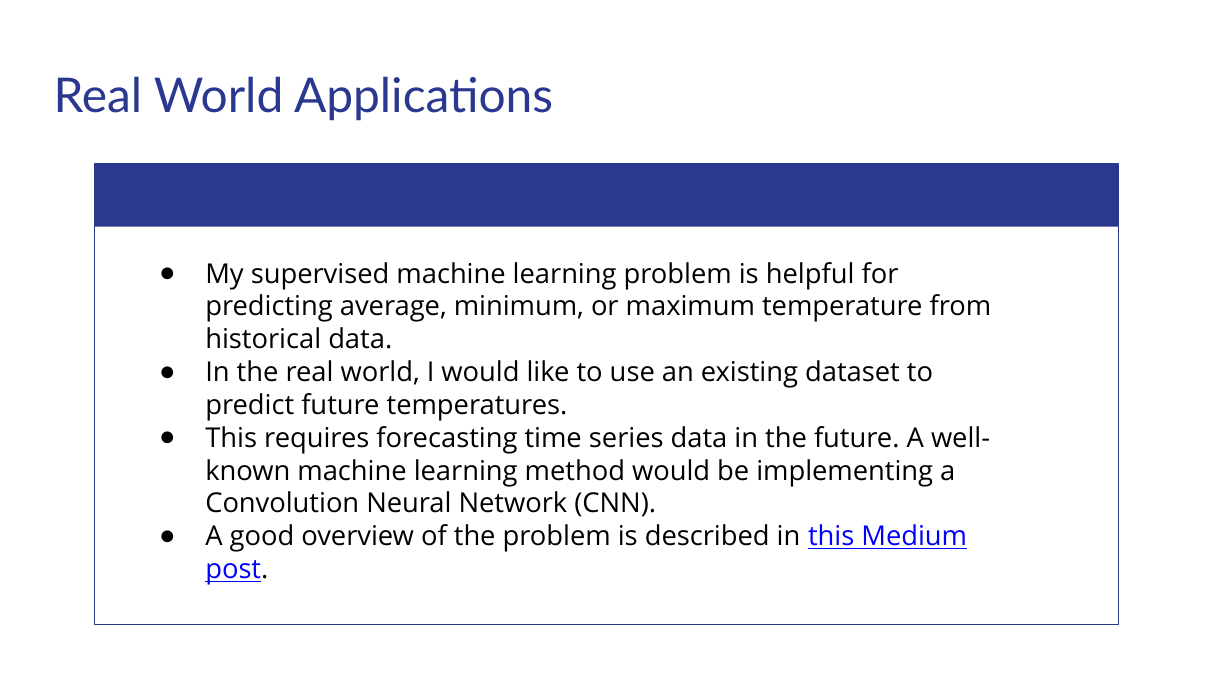
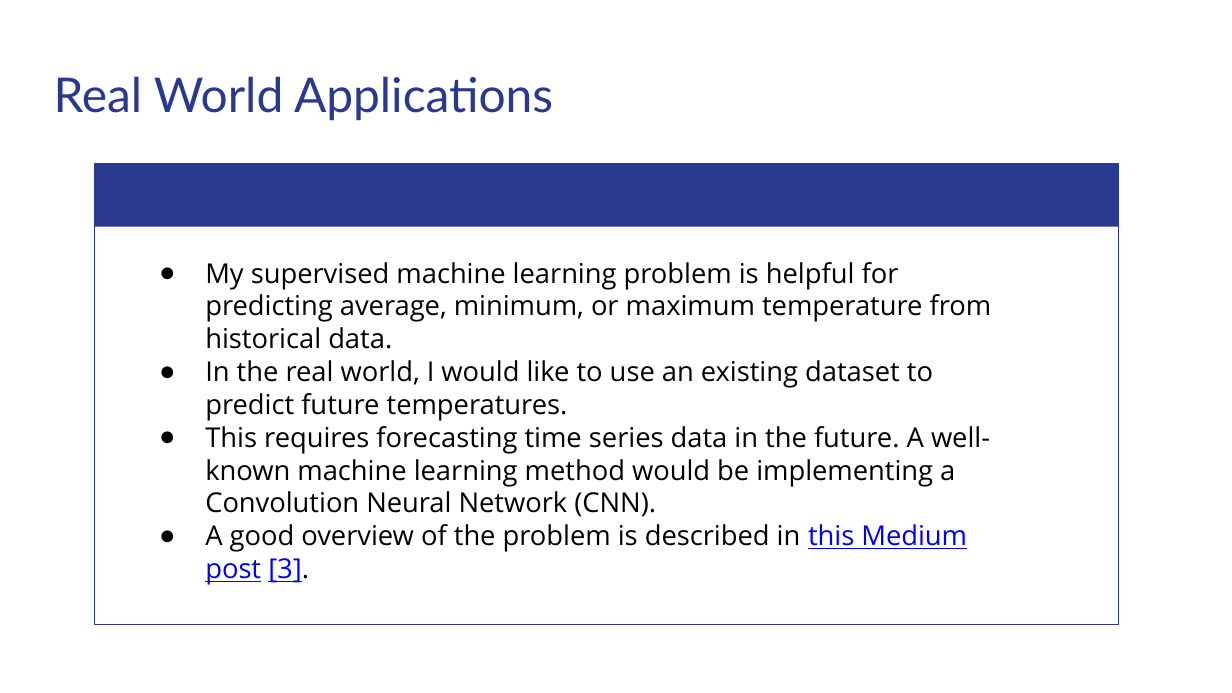
Before and after one commit to matthewshawnkehoe/Data-Science-Projects, a slide deck: slide 25 of Capstone Projects/Capstone_Two_Supervised_ML/Predicting_Temperature_Change.pptx. Drawn at 1232x693 pixels with LibreOffice and Linux fonts; fonts in the diff are those of the drawing. Boxes give left, top, right and bottom in pixels: in the first picture for what was removed or moved away, otherwise in the second. Text is boxed around its words. In the diff, an @@ line names an element or a change of style, - is before the commit and + after.

```diff
--- a/Capstone Projects/Capstone_Two_Supervised_ML/Predicting_Temperature_Change.pptx
+++ b/Capstone Projects/Capstone_Two_Supervised_ML/Predicting_Temperature_Change.pptx
@@ text at (x1=205, y1=524, x2=967, y2=585): text changed @@
-● A good overview of the problem is described in this Medium post.
+● A good overview of the problem is described in this Medium post [3].
```
Also in this commit, not shown: 4 other slides changed, 2 slides added.
